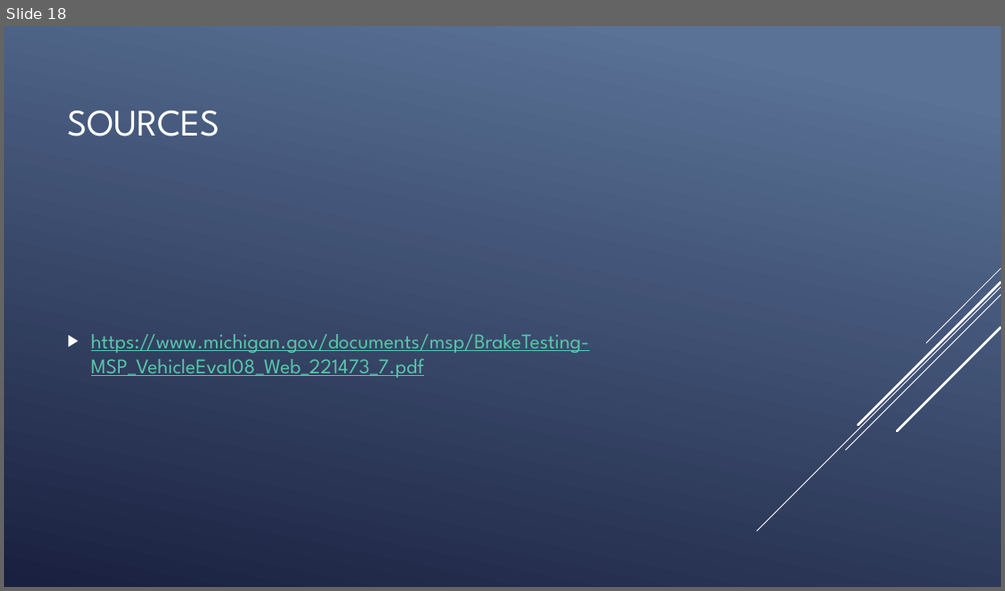
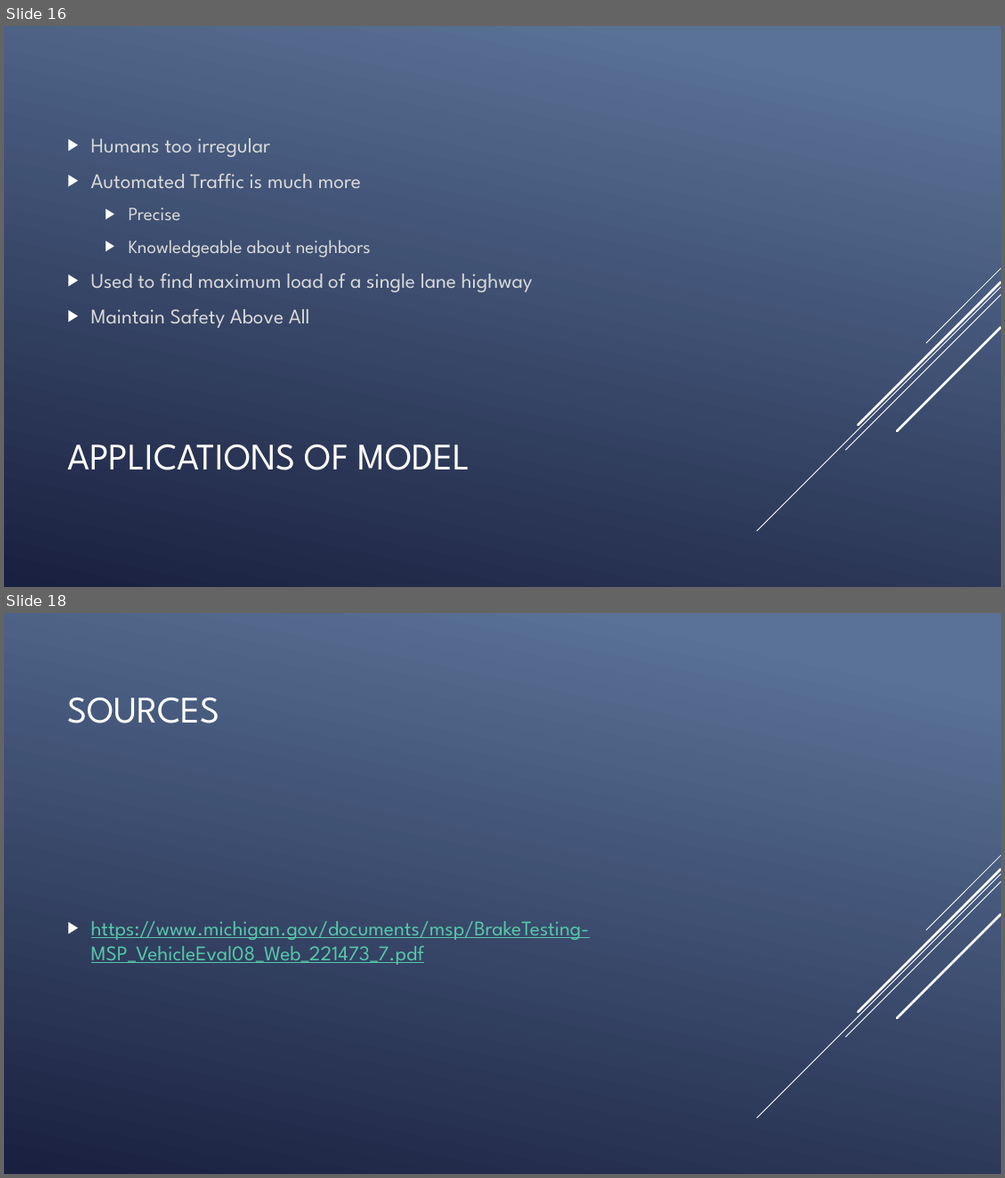
Before and after one commit to joel31245/JoelC_VAC_TrafficFlowFinal, a slide deck: doc/TrafficFlow1Presentation.pptx. Shown one above the other, each under a label of ours: slide 18 before the commit, slides 16 and 18 after it; the slides between them are not shown. The pictures are 1005x591 and 1005x1178 pixels, drawn with LibreOffice and Linux fonts; fonts in the diff are those of the drawing. Boxes give left, top, right and bottom in pixels: in the first picture for what was removed or moved away, otherwise in the second. Text is boxed around its words. In the diff, an @@ line names an element or a change of style, - is before the commit and + after.

```diff
--- a/doc/TrafficFlow1Presentation.pptx
+++ b/doc/TrafficFlow1Presentation.pptx
@@ slide 16 added at (x1=4, y1=26, x2=1001, y2=587), background gradient #597496 to #1A2040; not listed: 5 template elements that a slide beside it also shows @@
@@ text added at (x1=91, y1=138, x2=533, y2=328), 20 pt, text #D9D9D9 @@
+▶ Humans too irregular
+▶ Automated Traffic is much more
+  ▶ Precise
+  ▶ Knowledgeable about neighbors
+▶ Used to find maximum load of a single lane highway
+▶ Maintain Safety Above All
@@ title added at (x1=67, y1=443, x2=470, y2=470), 36 pt, text #FFFFFF @@
+APPLICATIONS OF MODEL
```
Also in this commit, not shown: 13 slides changed, 3 other slides added, 4 slides removed, 3 other files.
